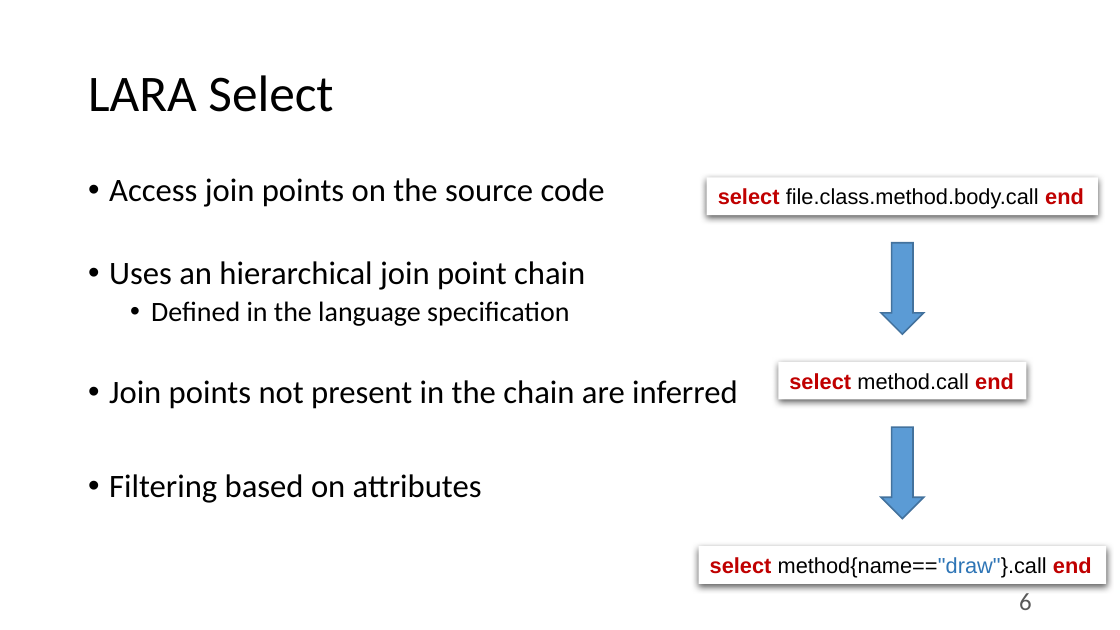
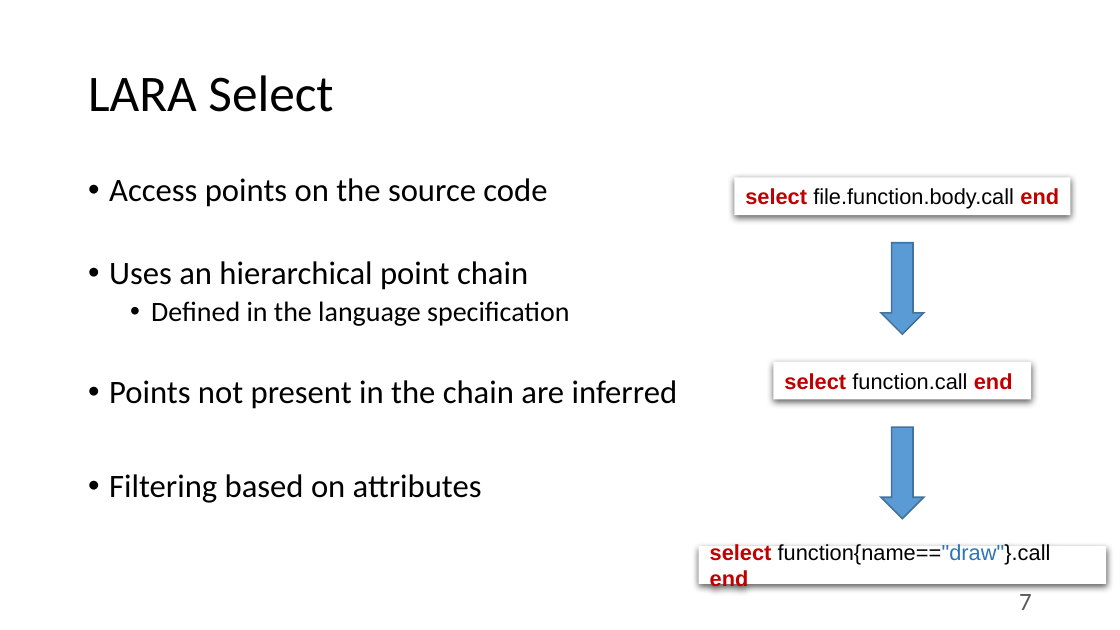
Before and after one commit to specs-feup/specs-lara, a slide deck: slide 7 of Tutorial-2018-INDIN/Clava-Tutorial.pptx (slide 6 before the commit). Drawn at 1120x630 pixels with LibreOffice and Linux fonts; fonts in the diff are those of the drawing. Boxes give left, top, right and bottom in pixels: in the first picture for what was removed or moved away, otherwise in the second. Text is boxed around its words. In the diff, an @@ line names an element or a change of style, - is before the commit and + after.

```diff
--- a/Tutorial-2018-INDIN/Clava-Tutorial.pptx
+++ b/Tutorial-2018-INDIN/Clava-Tutorial.pptx
@@ text at box(109, 178, 547, 290): text changed @@
-• Access join points on the source code
-• Uses an hierarchical join point chain
+• Access points on the source code
+• Uses an hierarchical point chain
@@ rectangle "select file.function.body.call end": place and size @@
-rectangle "select file.function.body.call end" at box(707, 177, 1098, 215)
+rectangle "select file.function.body.call end" at box(735, 177, 1071, 215)
@@ text in rectangle at box(745, 188, 1059, 209): text changed @@
-select file.class.method.body.call end
+select file.function.body.call end
@@ text at box(109, 380, 678, 409): text changed @@
-• Join points not present in the chain are inferred
+• Points not present in the chain are inferred
@@ rectangle "select function.call end": place and size @@
-rectangle "select function.call end" at box(778, 362, 1027, 400)
+rectangle "select function.call end" at box(774, 362, 1032, 400)
@@ text in rectangle at box(784, 373, 1013, 390): text changed @@
-select method.call end
+select function.call end
@@ text in rectangle at box(710, 544, 1051, 589): text changed @@
-select method{name=="draw"}.call end
+select function{name=="draw"}.call end
@@ page number at box(1019, 594, 1032, 610): text changed @@
-6
+7
```
Also in this commit, not shown: 8 other slides changed, 10 slides added, 2 slides removed, 5 other files.
